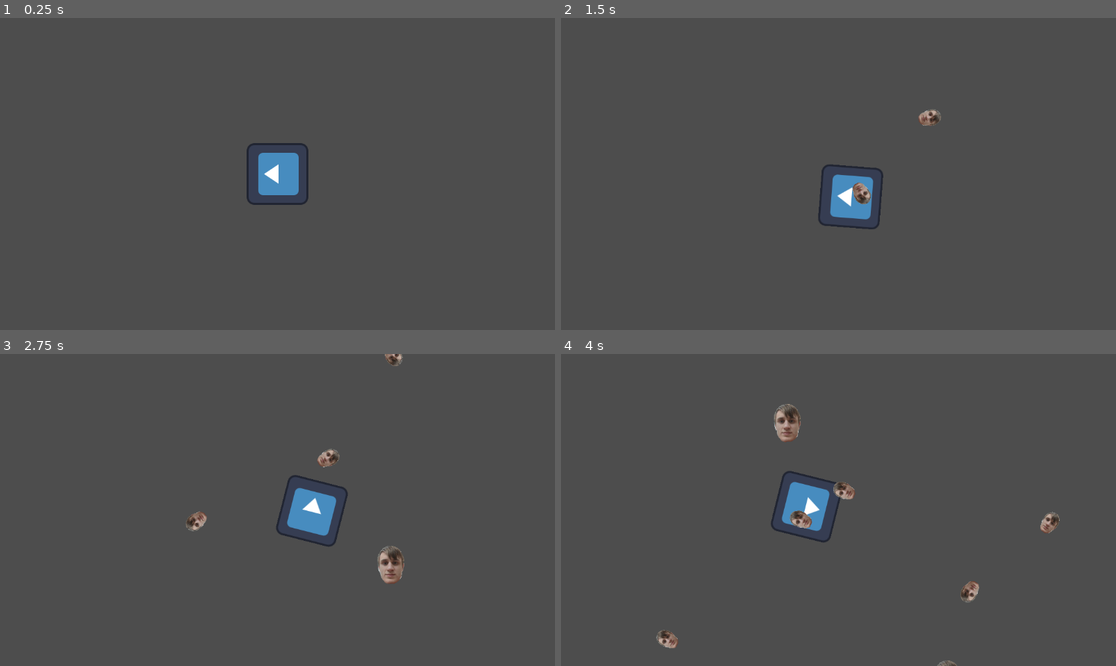
Above: before the commit, frames 1-4 (two rows, left to right).
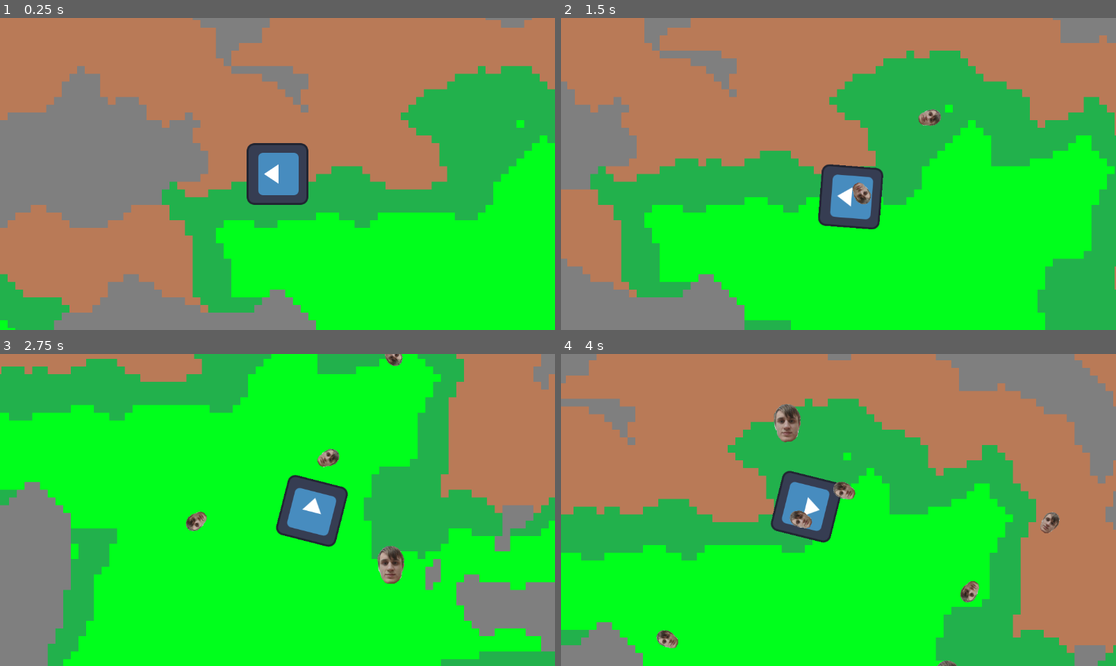
Above: after the commit, the same moments.

Repository: laniro/Birminghack26
Game: Godot game, scene res://Scenes/game.tscn
The game is run twice, just before and just after one commit, with the same random seed, the same clock (stepped at 60 frames per second) and the same inputs. The engine's default icon, where the game draws it, is replaced by a stand-in: a white triangle on a blue panel in a dark square.
Inputs (mouse positions are in pixels of both pictures, inside the frame that each line leads up to):
- Up to frame 1 (0.25 s): no input
- Up to frame 2 (1.5 s): move the mouse to (960, 158) at 0.52 s; hold D (moveRight) 0.53-1.28 s; tap E (summon) at 0.6, 1.35 s; move the mouse to (727, 189) at 1.27 s; hold S (moveDown) from 1.28 s (still down)
- Up to frame 3 (2.75 s): move the mouse to (333, 441) at 2.02 s; release S (moveDown) at 2.03 s; hold D (moveRight) from 2.03 s (still down); tap E (summon) at 2.1 s
- Up to frame 4 (4 s): move the mouse to (810, 572) at 2.77 s; release D (moveRight) at 2.78 s; hold W (moveUp) 2.78-3.53 s; tap E (summon) at 2.85, 3.6 s; move the mouse to (1005, 556) at 3.52 s; hold A (moveLeft) from 3.53 s (still down)

The runs differ from the first frame. In frame 1, 98% of the frame differs, in the area x 0-100%, y 0-100%; in frame 2, 98%; in frame 3, 97%; in frame 4, 97%.

Commit message:
background

Diff:
--- a/birminghack/Scenes/game.tscn
+++ b/birminghack/Scenes/game.tscn
@@ -1,11 +1,21 @@
 [gd_scene format=3 uid="uid://410lc6q65l3q"]
 
 [ext_resource type="PackedScene" uid="uid://c40826trlpkd" path="res://Scenes/player.tscn" id="1_ebmjs"]
-[ext_resource type="Script" uid="uid://b7nf8aqw1fadi" path="res://Scripts/game.gd" id="1_wrm1d"]
-[ext_resource type="PackedScene" uid="uid://cksl7q70sx1sn" path="res://Scenes/enemy_manager.tscn" id="3_wrm1d"]
+[ext_resource type="PackedScene" path="res://Scenes/enemy_manager.tscn" id="3_wrm1d"]
+[ext_resource type="Script" uid="uid://c0deahf45c4jt" path="res://Scenes/tile_map_layer.gd" id="4_3dryh"]
+[ext_resource type="Texture2D" uid="uid://b6pn778e77t3q" path="res://Graphics/Tiles.png" id="4_wowpa"]
+
+[sub_resource type="TileSetAtlasSource" id="TileSetAtlasSource_i6g32"]
+texture = ExtResource("4_wowpa")
+0:0/0 = 0
+1:0/0 = 0
+0:1/0 = 0
+1:1/0 = 0
+
+[sub_resource type="TileSet" id="TileSet_1l0tm"]
+sources/0 = SubResource("TileSetAtlasSource_i6g32")
 
 [node name="Game" type="Node2D" unique_id=388217617]
-script = ExtResource("1_wrm1d")
 
 [node name="Player" parent="." unique_id=409008626 instance=ExtResource("1_ebmjs")]
 
@@ -18,3 +28,8 @@
 [node name="PopupMenu2" type="PopupMenu" parent="." unique_id=688377991]
 
 [node name="EnemyManager" parent="." unique_id=1584300409 instance=ExtResource("3_wrm1d")]
+
+[node name="TileMapLayer" type="TileMapLayer" parent="." unique_id=1600962164]
+z_index = -1
+tile_set = SubResource("TileSet_1l0tm")
+script = ExtResource("4_3dryh")
--- /dev/null
+++ b/birminghack/Scenes/tile_map_layer.gd
@@ -0,0 +1,89 @@
+extends TileMapLayer
+
+var alt = FastNoiseLite.new()
+var temp = FastNoiseLite.new()
+var moisture = FastNoiseLite.new()
+
+const CHUNK_SIZE = 128
+const TILEDIM = 16
+const CHUNKLOADTHRESHHOLD = 3000
+
+const GRASS = Vector2(0,0)
+const FOREST = Vector2(1,0)
+const STONE = Vector2(0,1)
+const PATH = Vector2(1,1)
+
+@onready var player = $"../Player"
+
+var generated_chunks = {}
+var chunk_queue = []
+
+func _ready() -> void:
+	_initialize_noise()
+	generated_chunk(Vector2(0,0))
+
+func _physics_process(delta: float) -> void:
+	check_chunk_loading()
+	process_chunk_queue()
+	update_position_label()
+
+func _initialize_noise():
+	moisture.seed = randi()
+	temp.seed = randi()
+	alt.seed = randi()
+
+func generated_chunk(chunk_pos:Vector2i):
+	if chunk_pos in generated_chunks:
+		return
+	generated_chunks[chunk_pos] = true
+	chunk_queue.append(chunk_pos)
+
+func process_chunk_queue():
+	while !chunk_queue.is_empty():
+		var chunk_pos = chunk_queue.pop_front()
+		var chunkoffset = chunk_pos * CHUNK_SIZE
+
+		for x in range(CHUNK_SIZE):
+			for y in range(CHUNK_SIZE):
+				var wx = chunkoffset.x +x
+				var wy = chunkoffset.y + y
+
+				var a = alt.get_noise_2d(wx,wy)*30
+				var m = moisture.get_noise_2d(wx,wy)*30
+
+				var atlas = FOREST
+				if (a<-2 and m<-6) or a>7:
+					atlas = STONE
+				elif m < 0:
+					atlas = PATH
+				elif m < 4:
+					atlas = GRASS
+
+
+				set_cell(Vector2i(wx,wy),0, atlas)
+
+
+
+func check_chunk_loading():
+	if not is_instance_valid(player):
+		return
+	var player_chunk = Vector2i(floor(player.global_position.x/(CHUNK_SIZE*TILEDIM)),floor(player.global_position.y/(CHUNK_SIZE*TILEDIM)))
+
+	var lx = posmod(player.global_position.x,CHUNK_SIZE*TILEDIM)
+	var ly = posmod(player.global_position.y,CHUNK_SIZE*TILEDIM)
+
+	generated_chunk(player_chunk+Vector2i(-1,0))
+	generated_chunk(player_chunk+Vector2i(1,0))
+	generated_chunk(player_chunk+Vector2i(0,-1))
+	generated_chunk(player_chunk+Vector2i(0,1))
+	generated_chunk(player_chunk+Vector2i(-1,1))
+	generated_chunk(player_chunk+Vector2i(1,1))
+	generated_chunk(player_chunk+Vector2i(-1,-1))
+	generated_chunk(player_chunk+Vector2i(1,-1))
+
+
+
+func update_position_label():
+	if is_instance_valid(player):
+		var cx = floor(player.global_position.x/(CHUNK_SIZE*TILEDIM))
+		var cy = floor(player.global_position.y/(CHUNK_SIZE*TILEDIM))
Binary file added: birminghack/Graphics/Tiles.png
Not shown, added: birminghack/Graphics/Tiles.png.import
Not shown, added: birminghack/Scenes/tile_map_layer.gd.uid
